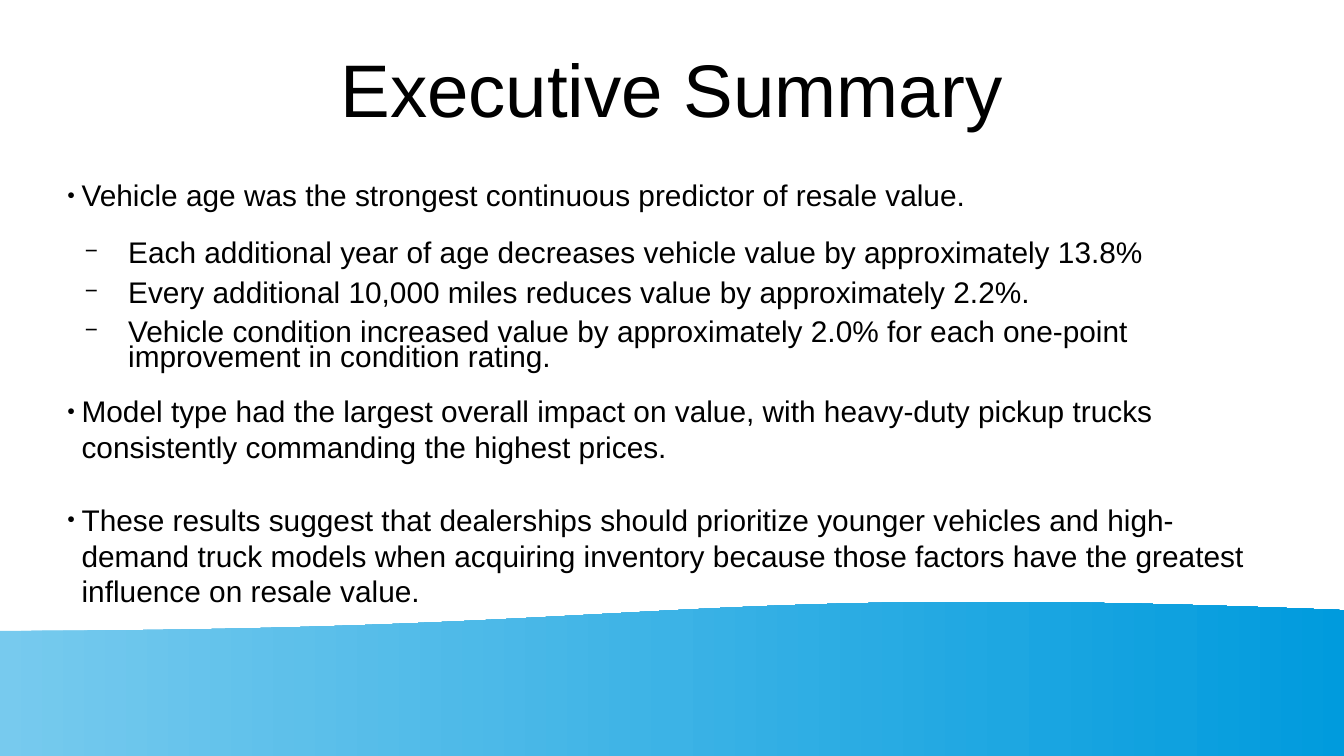
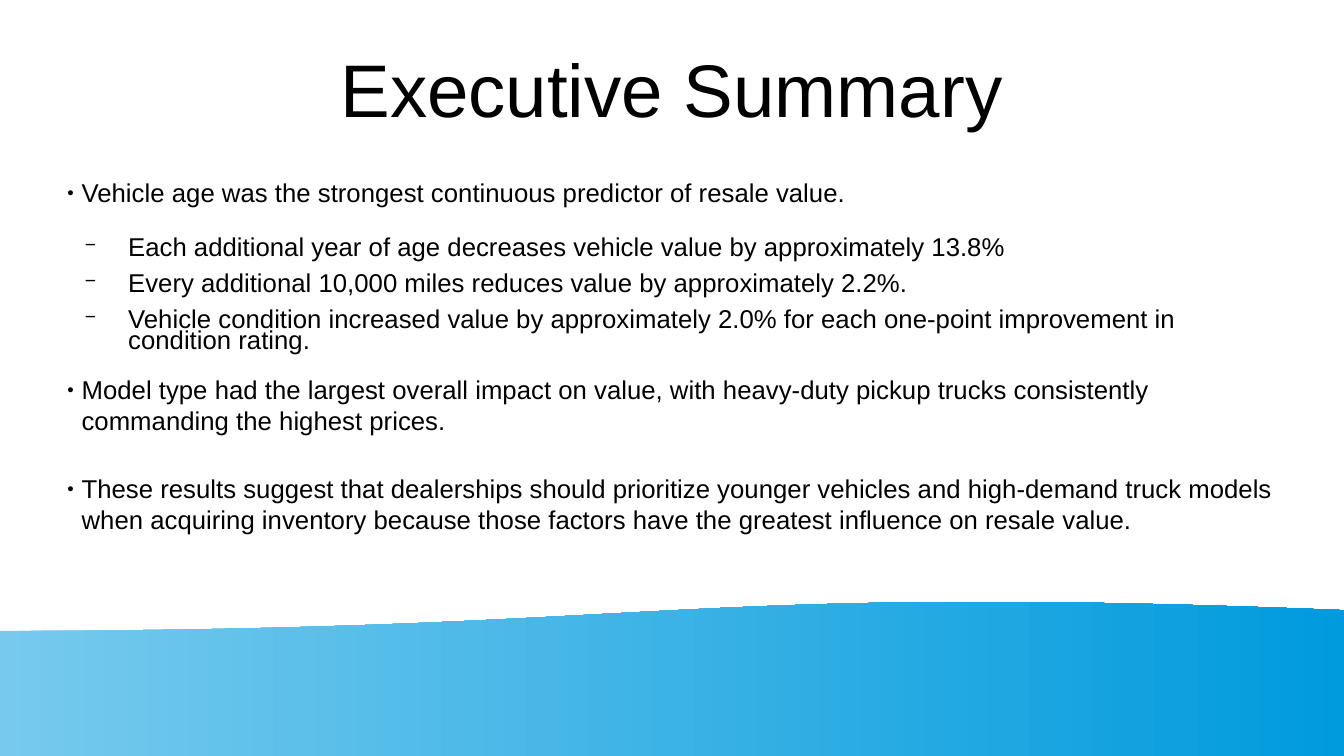
Before and after one commit to sbowler/project-one, a slide deck: slide 3 of presentations/project1_presentation.pptx. Drawn at 1344x756 pixels with LibreOffice and Linux fonts; fonts in the diff are those of the drawing. Boxes give left, top, right and bottom in pixels: in the first picture for what was removed or moved away, otherwise in the second. Text is boxed around its words. In the diff, an @@ line names an element or a change of style, - is before the commit and + after.

Commit message:
updated the presentation with some results from the model.

```diff
--- a/presentations/project1_presentation.pptx
+++ b/presentations/project1_presentation.pptx
@@ text "Vehicle age was the strongest ..." at (x1=82, y1=183, x2=1271, y2=535): size 17.6 to 15.2 pt; line spacing 1 to 1 @@
```
Also in this commit, not shown: 1 other slide changed, 3 slides added, 1 slide removed.
